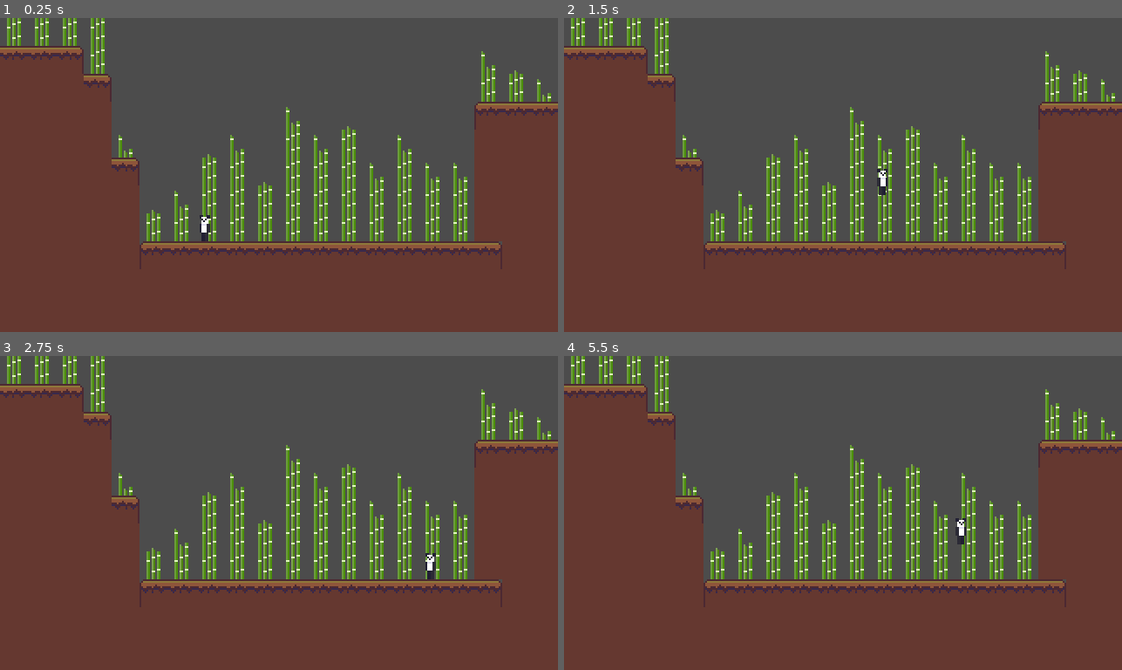
Above: before the commit, frames 1-4 (two rows, left to right).
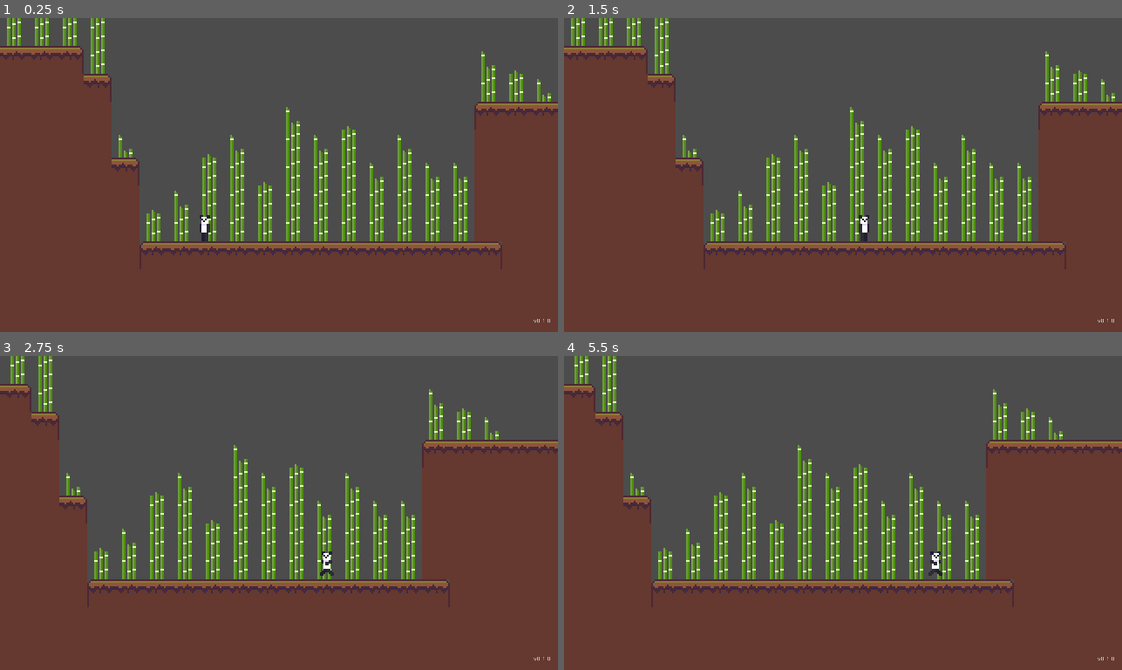
Above: after the commit, the same moments.

Repository: dashedstripes/panda-platformer
Game: Godot game, scene res://Levels/Level 1.tscn
Same seed, same stepped clock (60 frames per second), same inputs: the game is played once before the commit and once after it.
Inputs:
- Up to frame 1 (0.25 s): no input
- Up to frame 2 (1.5 s): tap Enter at 0.5 s; hold D (move_right) from 0.53 s (still down); tap Space (jump) at 0.6, 0.77, 1.07, 1.35 s
- Up to frame 3 (2.75 s): tap Space (jump) at 1.52, 1.82, 2.1 s; release D (move_right) at 2.03 s; hold A (move_left) from 2.03 s (still down)
- Up to frame 4 (5.5 s): release A (move_left) at 2.78 s; hold D (move_right) 2.78-4.28 s; tap Space (jump) at 2.85, 3.02, 3.32, 3.6, 3.77, 4.07, 4.35, 4.52, 4.82, 5.1 s; hold A (move_left) 4.28-5.03 s; hold D (move_right) from 5.03 s (still down)

The runs differ from the first frame. In frame 1, less than 0.1% of the frame differs, in the area x 95-99%, y 95-98%; in frame 2, 0.3%; in frame 3, 23%; in frame 4, 23%, in the area x 0-100%, y 0-98%.

Commit message:
0.1.0: Add jumping and falling animations

Diff:
--- a/Levels/Level 1.tscn
+++ b/Levels/Level 1.tscn
@@ -162,3 +162,24 @@
 
 [node name="Player" parent="." instance=ExtResource( 1 )]
 position = Vector2( 117.703, 99.0922 )
+
+[node name="Camera2D" type="Camera2D" parent="Player"]
+current = true
+limit_left = 0
+limit_top = -250
+limit_right = 350
+limit_bottom = 180
+smoothing_enabled = true
+
+[node name="CanvasLayer" type="CanvasLayer" parent="."]
+
+[node name="Version" type="Label" parent="CanvasLayer"]
+margin_left = 306.184
+margin_top = 172.485
+margin_right = 345.184
+margin_bottom = 186.485
+rect_scale = Vector2( 0.25, 0.25 )
+text = "v0.1.0"
+__meta__ = {
+"_edit_use_anchors_": false
+}
--- a/Player/Fall.gd
+++ b/Player/Fall.gd
@@ -2,9 +2,10 @@
 
 var fsm = StateMachine
 
+onready var animationPlayer = owner.get_node("AnimationPlayer")
+
 func enter():
-
-	pass
+	animationPlayer.play("Fall")
 
 func exit(next_state):
 	fsm.change_to(next_state)
--- a/Player/Jump.gd
+++ b/Player/Jump.gd
@@ -2,14 +2,17 @@
 
 var fsm = StateMachine
 
+onready var animationPlayer = owner.get_node("AnimationPlayer")
+
 func enter():
+	animationPlayer.play("Jump")
 	owner.velocity.y = -owner.jump
 
 func exit(next_state):
 	fsm.change_to(next_state)
 
 func physics_process(delta):
-	if(owner.velocity.y > 0):
+	if(owner.velocity.y > 100):
 		exit("Fall")
 
 	owner.apply_gravity(delta)
--- a/Player/Player.tscn
+++ b/Player/Player.tscn
@@ -11,8 +11,50 @@
 [sub_resource type="RectangleShape2D" id=1]
 extents = Vector2( 3, 7 )
 
+[sub_resource type="Animation" id=6]
+resource_name = "Fall"
+tracks/0/type = "value"
+tracks/0/path = NodePath("AnimatedSprite:frame")
+tracks/0/interp = 1
+tracks/0/loop_wrap = true
+tracks/0/imported = false
+tracks/0/enabled = true
+tracks/0/keys = {
+"times": PoolRealArray( 0 ),
+"transitions": PoolRealArray( 1 ),
+"update": 1,
+"values": [ 5 ]
+}
+
 [sub_resource type="Animation" id=2]
 resource_name = "Idle"
+tracks/0/type = "value"
+tracks/0/path = NodePath("AnimatedSprite:frame")
+tracks/0/interp = 1
+tracks/0/loop_wrap = true
+tracks/0/imported = false
+tracks/0/enabled = true
+tracks/0/keys = {
+"times": PoolRealArray( 0 ),
+"transitions": PoolRealArray( 1 ),
+"update": 1,
+"values": [ 0 ]
+}
+
+[sub_resource type="Animation" id=5]
+resource_name = "Jump"
+tracks/0/type = "value"
+tracks/0/path = NodePath("AnimatedSprite:frame")
+tracks/0/interp = 1
+tracks/0/loop_wrap = true
+tracks/0/imported = false
+tracks/0/enabled = true
+tracks/0/keys = {
+"times": PoolRealArray( 0 ),
+"transitions": PoolRealArray( 1 ),
+"update": 1,
+"values": [ 4 ]
+}
 
 [sub_resource type="Animation" id=3]
 resource_name = "walk_left"
@@ -77,11 +119,14 @@
 __meta__ = {
 "_edit_group_": true
 }
+speed = 80
+jump = 200
 
 [node name="AnimatedSprite" type="Sprite" parent="."]
 texture = ExtResource( 1 )
 flip_h = true
-hframes = 4
+hframes = 6
+frame = 1
 region_rect = Rect2( 0, 0, 16, 16 )
 
 [node name="CollisionShape2D" type="CollisionShape2D" parent="."]
@@ -89,7 +134,9 @@
 shape = SubResource( 1 )
 
 [node name="AnimationPlayer" type="AnimationPlayer" parent="."]
+anims/Fall = SubResource( 6 )
 anims/Idle = SubResource( 2 )
+anims/Jump = SubResource( 5 )
 anims/walk_left = SubResource( 3 )
 anims/walk_right = SubResource( 4 )
 
Binary file changed: Assets/Player Sheet.png
Not shown: 1 places in Player/Player.tscn that only renumber resources
